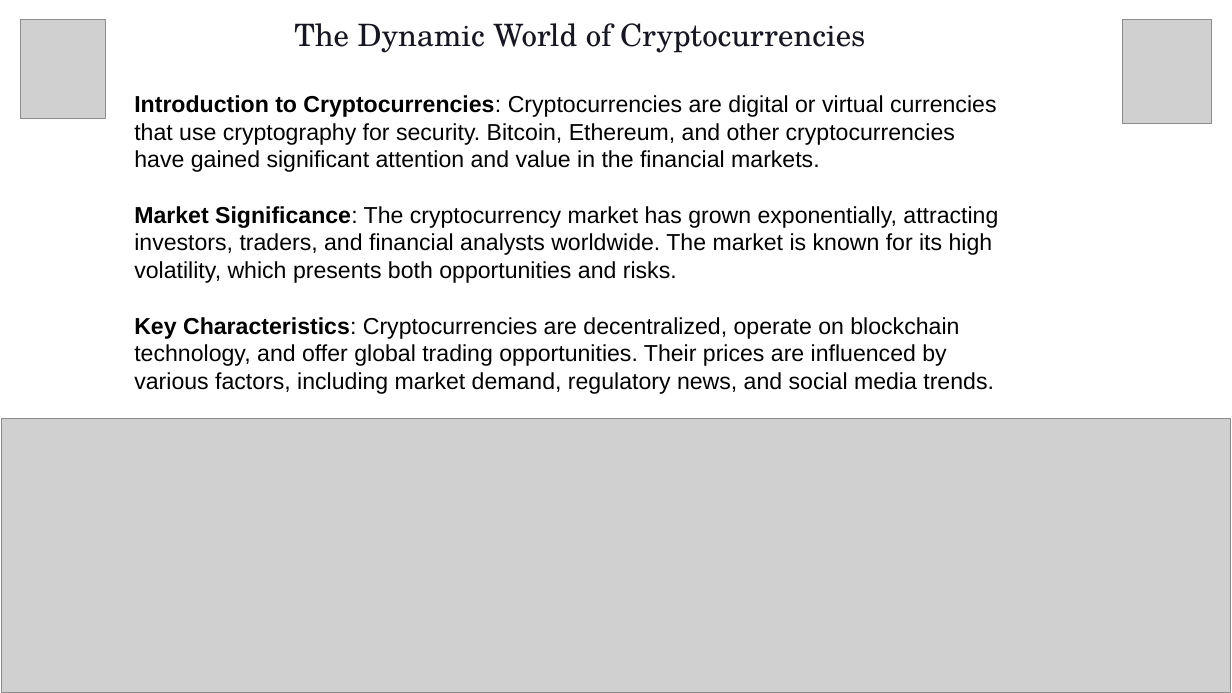
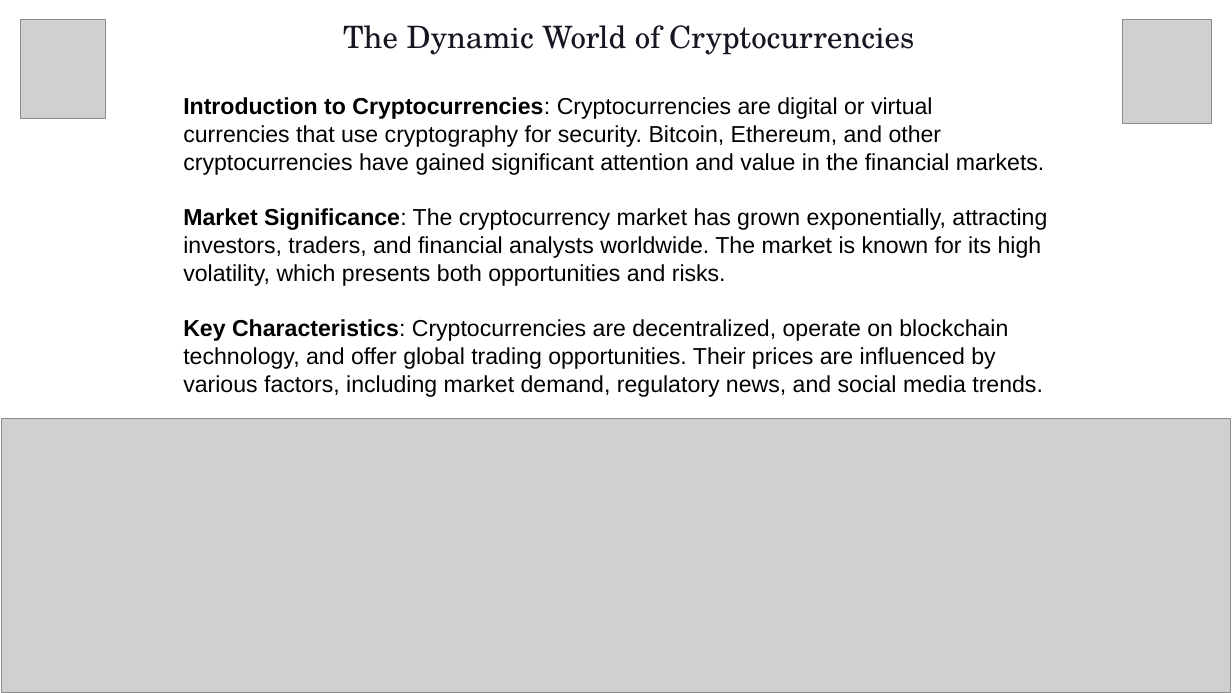
Before and after one commit to Sujay0610/Rapid_Project, a slide deck: slide 2 of docs/Rapid.pptx. Drawn at 1232x693 pixels with LibreOffice and Linux fonts; fonts in the diff are those of the drawing; grey boxes stand for pictures; background and template pictures are left out. Boxes give left, top, right and bottom in pixels: in the first picture for what was removed or moved away, otherwise in the second. Text is boxed around its words. In the diff, an @@ line names an element or a change of style, - is before the commit and + after.

Commit message:
PPT3

```diff
--- a/docs/Rapid.pptx
+++ b/docs/Rapid.pptx
@@ text "The Dynamic World of Cryptocurrencies": place and size @@
-text "The Dynamic World of Cryptocurrencies" at bbox=[134, 23, 998, 394]
+text "The Dynamic World of Cryptocurrencies" at bbox=[183, 25, 1047, 397]
@@ text at bbox=[183, 97, 1044, 175]: text changed @@
-Introduction to Cryptocurrencies: Cryptocurrencies are digital or virtual currencies that use cryptography for security. Bitcoin, Ethereum, and other cryptocurrencies have gained significant attention and value in the financial markets.
+Introduction to Cryptocurrencies: Cryptocurrencies are digital or virtual
+currencies that use cryptography for security. Bitcoin, Ethereum, and other cryptocurrencies have gained significant attention and value in the financial markets.
```
Also in this commit, not shown: 5 other slides changed, 1 other file.
